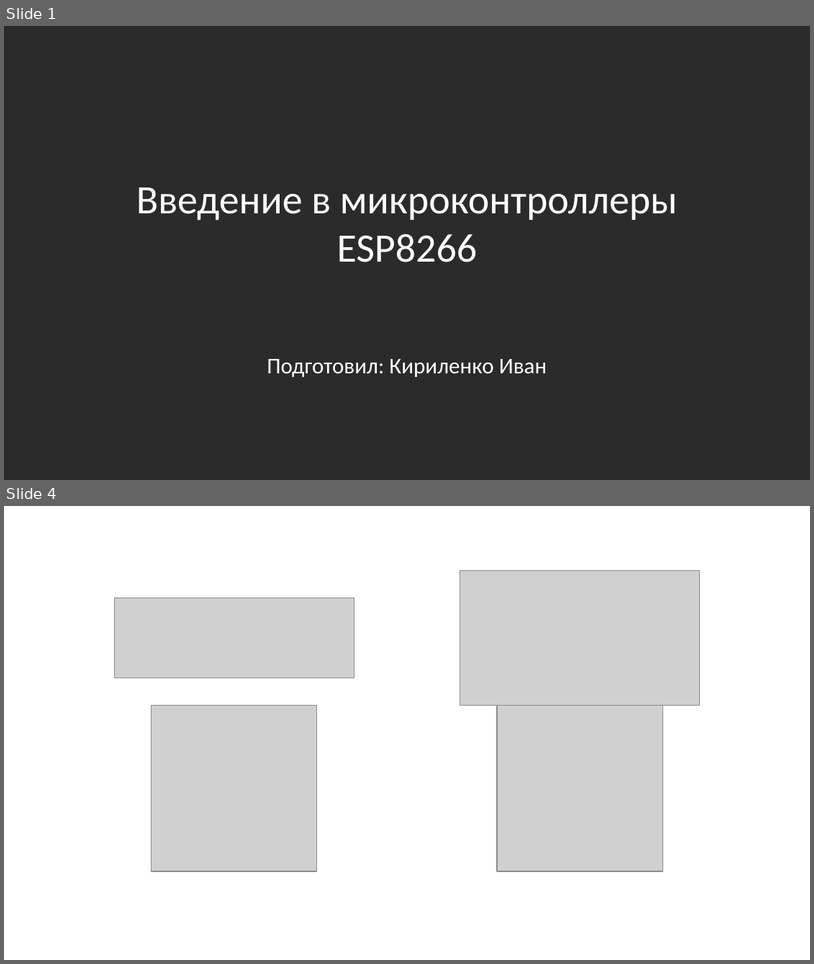
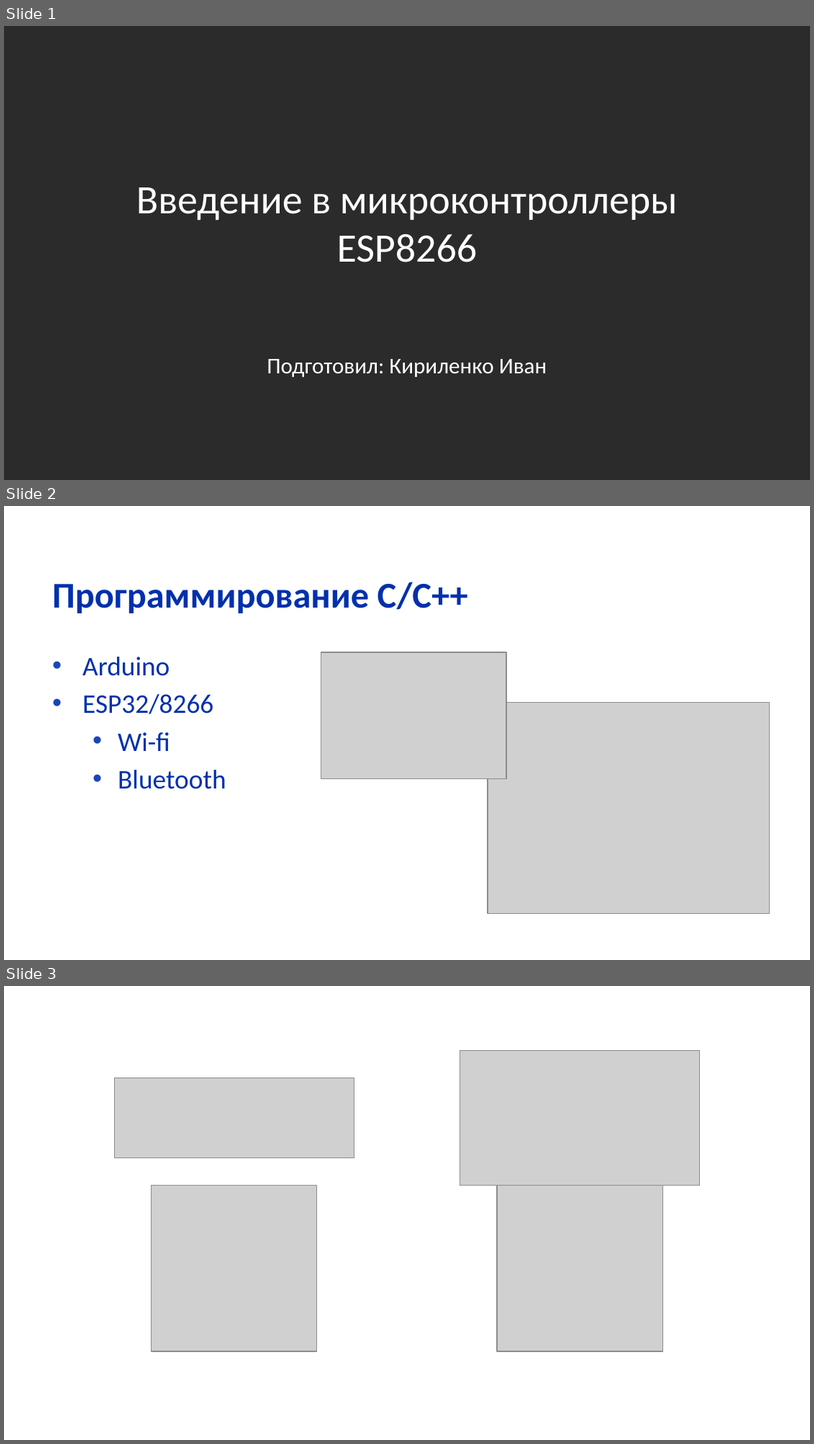
Before and after one commit to 4yvakZ/ESP8266_Course, a slide deck: Лекция 1.pptx. Shown one above the other, each under a label of ours: slides 1 and 4 before the commit, slides 1, 2 and 3 after it; the slides between them are not shown. The pictures are 814x964 and 814x1444 pixels, drawn with LibreOffice and Linux fonts; fonts in the diff are those of the drawing; grey boxes stand for pictures; background and template pictures are left out; a plain dark background stands for a picture behind light text. Boxes give left, top, right and bottom in pixels: in the first picture for what was removed or moved away, otherwise in the second. Text is boxed around its words. In the diff, an @@ line names an element or a change of style, - is before the commit and + after.

```diff
--- a/Лекция 1.pptx
+++ b/Лекция 1.pptx
@@ slide 2 added at [4, 506, 810, 960], background picture (left out) @@
@@ title added at [52, 582, 468, 613], 32.4 pt, text #0230AC, bold @@
+Программирование С/C++
@@ text added at [82, 656, 226, 789], 24 pt, text #0230AC @@
+• Arduino
+• ESP32/8266
+  • Wi-fi
+  • Bluetooth
@@ picture added at [321, 652, 507, 779] @@
@@ picture added at [488, 703, 770, 914] @@
@@ what was slide 4 is now slide 3 @@
```
Also in this commit, not shown: 2 slides removed.
